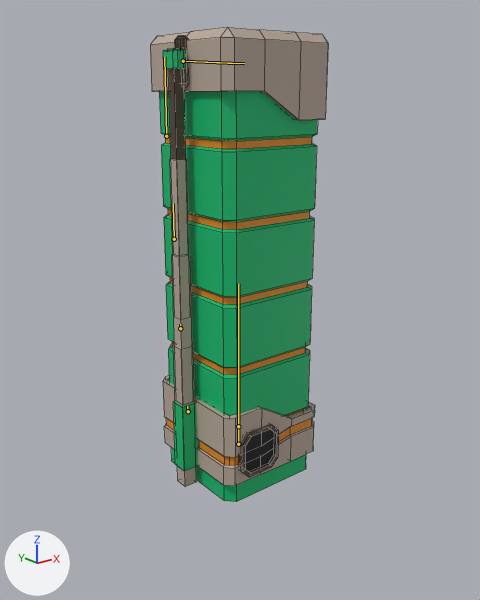
Two versions of the FBX model Assets/Exports/BotFactoryAnim.fbx, one commit apart.
Before and after are seen from a 50 mm camera at (-9.92, -12.45, 9.02) aimed at (0.0, -0.05, 4.06). The axes (+X, +Y, +Z) are drawn at lower left. The lights are the same throughout. Both versions are drawn at frame 52 of the action 'BotFactory_Arma|BotFactory_BuildLarge'; the numbers are the values there. The bones that bend it are drawn over the model as lines. Mesh edges are drawn as thin lines.

Objects in the first picture: 'BotFactory_Mesh'.
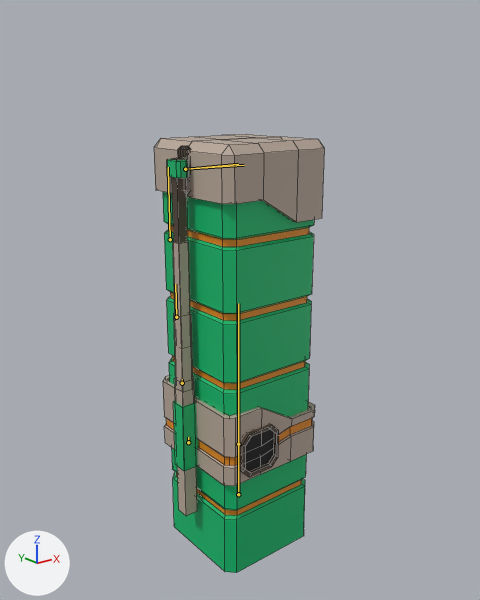
Diff of the bpy script that builds the scene:
```diff
--- a/Assets/Exports/BotFactoryAnim.fbx.py
+++ b/Assets/Exports/BotFactoryAnim.fbx.py
@@ bone_cover @@
 bone_cover = bpy.data.objects['BotFactory_Arma'].pose.bones['Cover']  # child of 'Root'
-bone_cover.location = (0.0, 6.83, 0.0)
+bone_cover.location = (0.0, 4.74, 0.0)
@@ bone_arm1 @@
 bone_arm1 = bpy.data.objects['BotFactory_Arma'].pose.bones['Arm1']  # child of 'Root'
-bone_arm1.location = (-0.01, 1.44, 0.0)
+bone_arm1.location = (0.0, 0.58, 0.0)
@@ bone_arm2 @@
 bone_arm2 = bpy.data.objects['BotFactory_Arma'].pose.bones['Arm2']  # child of 'Arm1'
-bone_arm2.location = (-0.01, 2.19, 0.0)
+bone_arm2.location = (-0.01, 1.64, 0.0)
@@ bone_arm3 @@
 bone_arm3 = bpy.data.objects['BotFactory_Arma'].pose.bones['Arm3']  # child of 'Arm2'
-bone_arm3.location = (-0.01, 2.13, 0.0)
+bone_arm3.location = (-0.01, 1.69, 0.0)
@@ bone_arm4 @@
 bone_arm4 = bpy.data.objects['BotFactory_Arma'].pose.bones['Arm4']  # child of 'Arm3'
-bone_arm4.location = (-0.01, 1.47, 0.0)
+bone_arm4.location = (-0.01, 1.07, 0.0)
```

Pixel boxes (x1, y1, x2, y2) of what changed, in the pictures (480 x 600 px):
'BotFactory_Mesh', posed (8% shorter)
    before: (150, 27, 328, 502)
    after: (154, 134, 324, 573)
bone 'Cover', root to tip
    before: (238, 426) to (238, 283)
    after: (238, 494) to (238, 361)
bone 'Arm1', root to tip
    before: (188, 411) to (187, 406)
    after: (188, 442) to (188, 437)
bone 'Arm2', root to tip
    before: (180, 328) to (180, 324)
    after: (182, 383) to (182, 379)
bone 'Arm3', root to tip
    before: (174, 239) to (173, 203)
    after: (176, 317) to (175, 284)
bone 'Arm4', root to tip
    before: (166, 136) to (164, 57)
    after: (170, 239) to (168, 167)
